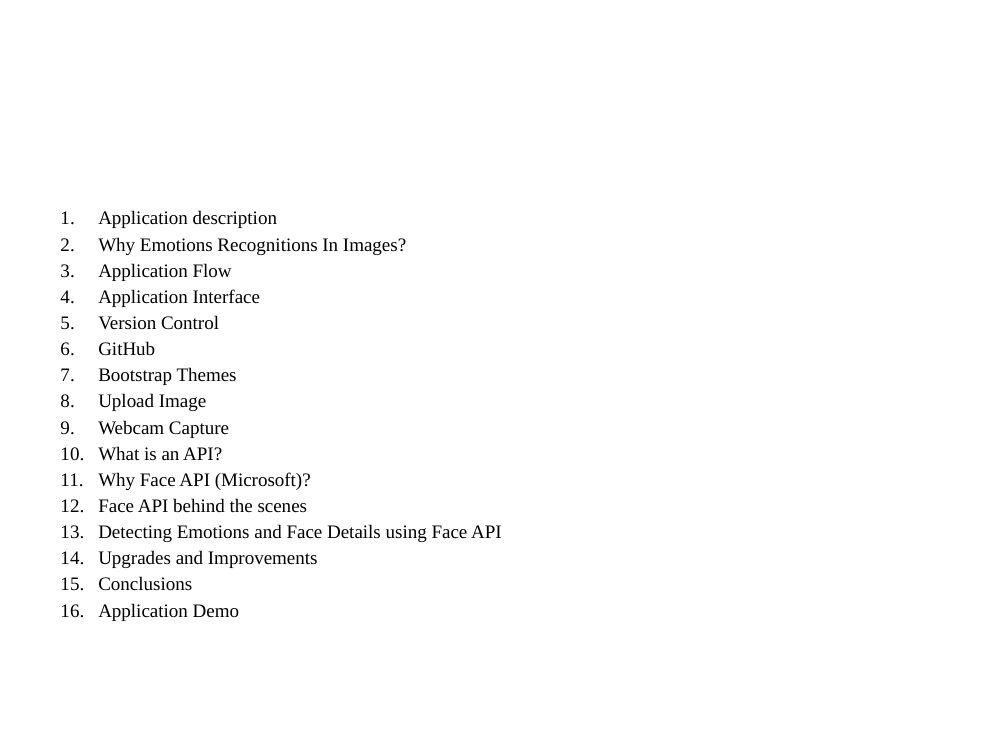
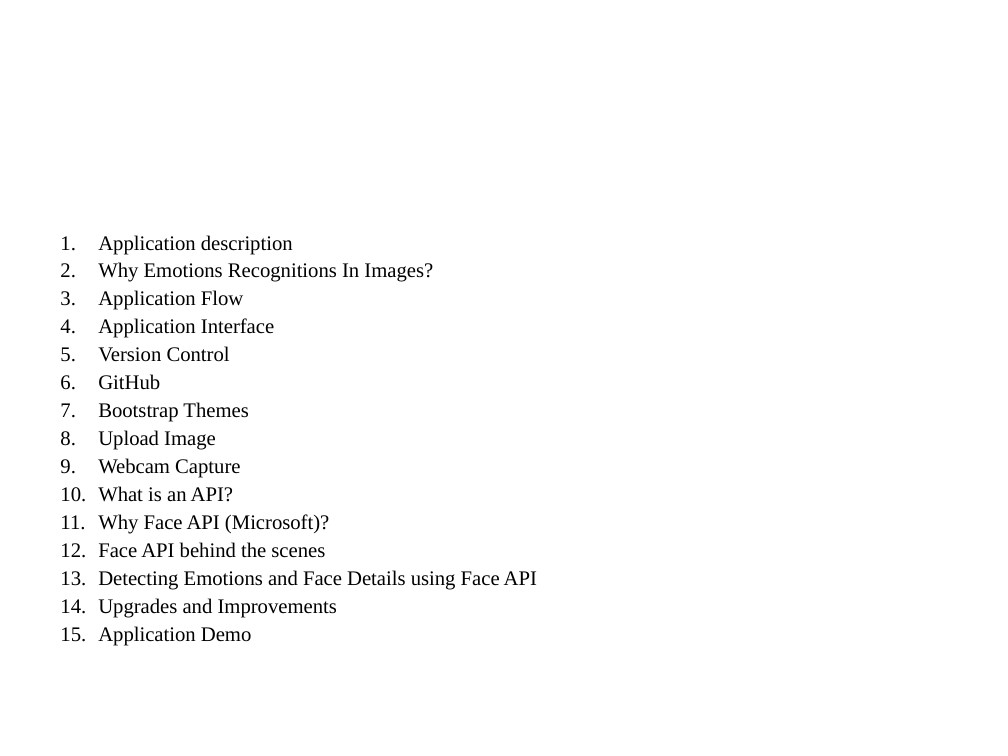
Before and after one commit to AlexSorinDragomir/EmotionalRecogntion, a slide deck: slide 2 of Bachelor's thesis.ppt. Drawn at 1008x756 pixels with LibreOffice and Linux fonts; fonts in the diff are those of the drawing; background and template pictures are left out. Boxes give left, top, right and bottom in pixels: in the first picture for what was removed or moved away, otherwise in the second. Text is boxed around its words. In the diff, an @@ line names an element or a change of style, - is before the commit and + after.

Commit message:
ppt presentation wor in progress

```diff
--- a/Bachelor's thesis.ppt
+++ b/Bachelor's thesis.ppt
@@ text "Application description": place and size @@
-text "Application description" at [98, 210, 502, 621]
+text "Application description" at [98, 235, 537, 646]
@@ text "Application description" at [98, 235, 537, 646]: size 13.6 to 14.8 pt @@
@@ text at [98, 576, 192, 591]: paragraph removed @@
-15. Conclusions
```
Also in this commit, not shown: 2 other slides changed, 11 slides added.
